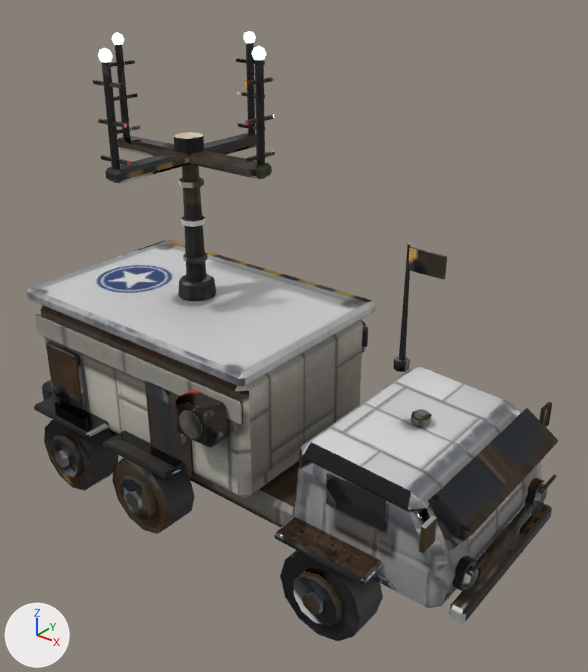
An edit to the glTF model public/models/mrj.allies.glb, drawn before and after from the same camera.
Rendered twice from a 50 mm camera at (0.758, -0.849, 0.848) aimed at (0.067, 0.015, 0.312). Arrows for +X, +Y and +Z are at lower left; the lights stay in place. The older version comes first. Where no turn or scale is listed for an object, it has been applied to the vertices. Vertices at exactly the same position are counted once.

Before the edit, the objects in view are built like this:
```python
me_array = bpy.data.meshes.new('array')
me_array.from_pydata(...)  # 292 vertices, 468 faces; spans x -0.15..0.15, y -0.15..0.15, z -0.087..0.087
# faces by material slot: [324, 144]
me_array.materials.append(mat_body)
me_array.materials.append(mat_glow_jam)
me_mast = bpy.data.meshes.new('mast')
me_mast.from_pydata(...)  # an 8-sided cylinder along z spanning x -0.019..0.019, y -0.019..0.019, z -0.064..-0.056; an 8-sided cylinder along z spanning x -0.019..0.019, y -0.019..0.019, z -0.004..0.004; an 8-sided cylinder along z spanning x -0.019..0.019, y -0.019..0.019, z 0.056..0.064; an 8-sided cut cone along z (radius 0.016 at the low end, 0.012 at the high end) spanning x -0.016..0.016, y -0.016..0.016, z -0.1..0.1
me_mast.materials.append(mat_body)
me_root = bpy.data.meshes.new('root')
me_root.from_pydata(...)  # 1522 vertices, 2075 faces; spans x -0.447..0.447, y -0.203..0.203, z -0.231..0.231
# faces by material slot: [1931, 144]
me_root.materials.append(mat_body)
me_root.materials.append(mat_track)  # dark grey #3f3f42
ob_array_mesh = bpy.data.objects.new('array_mesh', me_array)
ob_array_mesh.location = (-0.12, 0.0, 0.637)
ob_mast_mesh = bpy.data.objects.new('mast_mesh', me_mast)
ob_mast_mesh.location = (-0.12, 0.0, 0.46)
ob_root_mesh = bpy.data.objects.new('root_mesh', me_root)
ob_root_mesh.location = (0.007, 0.0, 0.231)
```
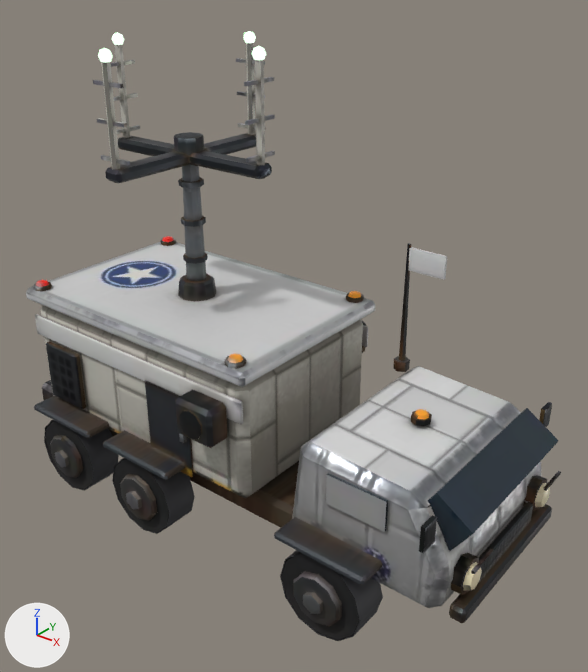
Where the newer file only moved an object's origin or applied its transform, the numbers keep the older frame.

Where the change shows, as pixel boxes [x1, y1, x2, y2] in the pictures (588 x 672 px; the box of a moved part takes in the faces that stretch with it):
'root_mesh', reshaped: before [26, 240, 558, 641]; after [26, 236, 561, 641]
part 1 of me_root, added: after [160, 238, 176, 246]
part 2 of me_root, added: after [34, 281, 52, 291]
part 3 of me_root, added: after [162, 236, 174, 242]
part 4 of me_root, added: after [36, 280, 49, 287]
part 5 of me_root, added: after [346, 293, 364, 303]
part 6 of me_root, added: after [348, 291, 362, 298]
part 7 of me_root, added: after [227, 354, 243, 363]
part 8 of me_root, moved or reshaped: before [525, 478, 545, 508]; after [523, 475, 547, 511]
part 9 of me_root, moved or reshaped: before [453, 556, 476, 591]; after [451, 553, 479, 595]
part 10 of me_root, moved or reshaped: before [535, 484, 547, 505]; after [535, 483, 550, 507]
part 11 of me_root, moved or reshaped: before [463, 564, 479, 588]; after [463, 562, 482, 591]
part 12 of me_root, added: after [544, 471, 561, 491]
part 13 of me_root, added: after [471, 549, 494, 574]
part 14 of me_root, added: after [225, 355, 246, 369]
part 15 of me_root, deleted: before [542, 474, 557, 491]
part 16 of me_root, deleted: before [470, 553, 489, 575]
part 17 of me_root, surface changed: [30, 242, 558, 626] in both
part 18 of me_mast, surface changed (black to grey): [178, 164, 208, 281] in both
part 19 of me_array, surface changed (black to grey): [93, 43, 275, 183] in both

Edits to the bpy script that builds the scene:
```text
Change me_root:
    remove me_root.from_pydata(...)  # 1522 vertices, 2075 faces; spans x -0.447..0.447, y -0.203..0.203, z -0.231..0.231
    add me_root.from_pydata(...)  # 1654 vertices, 2264 faces; spans x -0.447..0.45, y -0.203..0.203, z -0.231..0.231
    me_root part 1: the loose piece of 16 vertices spanning x 0.279..0.308, y -0.014..0.014, z 0.03..0.039 is copied, and the copy is moved by (-0.635, 0.14, 0.074); it spans x -0.356..-0.327, y 0.126..0.154, z 0.104..0.113
    me_root part 2: the loose piece of 16 vertices spanning x 0.279..0.308, y -0.014..0.014, z 0.03..0.039 is copied, and the copy is moved by (-0.635, -0.14, 0.074); it spans x -0.356..-0.327, y -0.154..-0.126, z 0.104..0.113
    me_root part 3: the loose piece of 17 vertices spanning x 0.282..0.304, y -0.011..0.011, z 0.039..0.045 is copied, and the copy is moved by (-0.635, 0.14, 0.074); it spans x -0.353..-0.331, y 0.129..0.151, z 0.113..0.119
    me_root part 4: the loose piece of 17 vertices spanning x 0.282..0.304, y -0.011..0.011, z 0.039..0.045 is copied, and the copy is moved by (-0.635, -0.14, 0.074); it spans x -0.353..-0.331, y -0.151..-0.129, z 0.113..0.119
    me_root part 5: the loose piece of 16 vertices spanning x 0.279..0.308, y -0.014..0.014, z 0.03..0.039 is copied, and the copy is moved by (-0.21, 0.14, 0.074); it spans x 0.069..0.098, y 0.126..0.154, z 0.104..0.113
    me_root part 6: the loose piece of 17 vertices spanning x 0.282..0.304, y -0.011..0.011, z 0.039..0.045 is copied, and the copy is moved by (-0.21, 0.14, 0.074); it spans x 0.072..0.094, y 0.129..0.151, z 0.113..0.119
    me_root part 7: the loose piece of 17 vertices spanning x 0.282..0.304, y -0.011..0.011, z 0.039..0.045 is copied, and the copy is moved by (-0.21, -0.14, 0.074); it spans x 0.072..0.094, y -0.151..-0.129, z 0.113..0.119
    me_root part 8: the loose piece of 16 vertices spanning x 0.421..0.433, y 0.084..0.126, z -0.11..-0.068 is scaled about its middle by 1.2
    me_root part 9: the loose piece of 16 vertices spanning x 0.421..0.433, y -0.126..-0.084, z -0.11..-0.068 is scaled about its middle by 1.2
    me_root part 10: the loose piece of 17 vertices spanning x 0.433..0.443, y 0.089..0.121, z -0.105..-0.073 is scaled about its middle by 1.2, then moved by (0.003, 0.0, 0.0)
    me_root part 11: the loose piece of 17 vertices spanning x 0.433..0.443, y -0.121..-0.089, z -0.105..-0.073 is scaled about its middle by 1.2, then moved by (0.003, 0.0, 0.0)
    me_root part 12: a new loose piece, a box spanning x 0.4464..0.4504, y 0.08..0.13, z -0.0603..-0.0563, in mat_body
    me_root part 13: a new loose piece, a box spanning x 0.4464..0.4504, y -0.13..-0.08, z -0.0603..-0.0563, in mat_body
    me_root part 14: a new loose piece of 16 vertices spanning x 0.069..0.098, y -0.154..-0.126, z 0.104..0.113, in mat_body
    me_root part 15: the loose piece of 8 vertices spanning x 0.443..0.447, y 0.084..0.126, z -0.065..-0.061 is deleted
    me_root part 16: the loose piece of 8 vertices spanning x 0.443..0.447, y -0.126..-0.084, z -0.065..-0.061 is deleted
    me_root part 17: 1613 kept faces spanning x -0.447..0.446, y -0.203..0.203, z -0.23..0.231 get new texture (UV) coordinates
Change me_mast:
    where me_mast.from_pydata(...)  # 64 vertices, 112 faces; spans x -0.019..0.019, y -0.019..0.019, z -0.1..0.1
    me_mast part 18: texture (UV) coordinates of 112 of 112 faces, centred in x -0.017..0.017, y -0.017..0.017, z -0.1..0.1, changed; they spanned u 0.2..0.99, v 0.12..0.98 and now span u 0.5..0.98, v 0.44..0.99
Change me_array:
    where me_array.from_pydata(...)  # 292 vertices, 468 faces; spans x -0.15..0.15, y -0.15..0.15, z -0.087..0.087
    me_array part 19: 324 kept faces spanning x -0.15..0.15, y -0.15..0.15, z -0.087..0.072 get new texture (UV) coordinates
```
